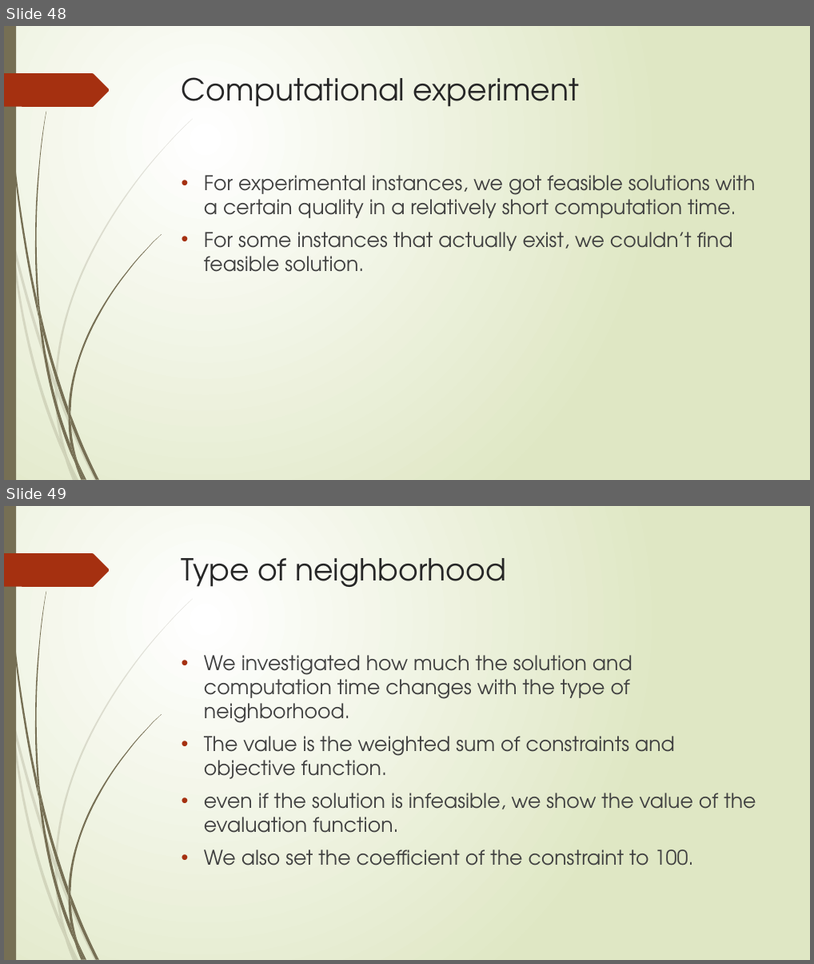
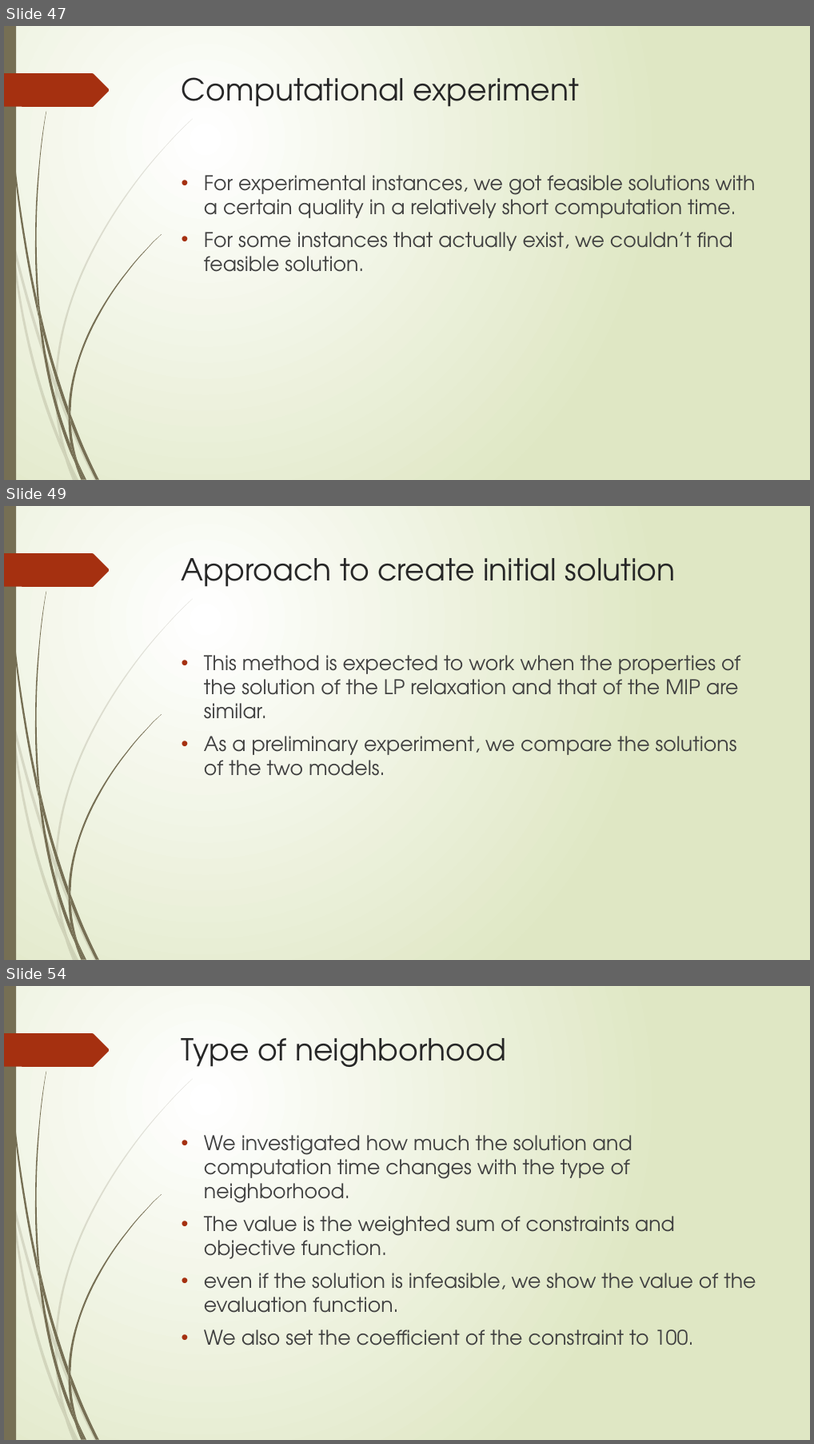
Before and after one commit to r-kurosu/kline_new, a slide deck: 竹田_修論発表.pptx. Shown one above the other, each under a label of ours: slides 48 and 49 before the commit, slides 47, 49 and 54 after it; the slides between them are not shown. The pictures are 814x964 and 814x1444 pixels, drawn with LibreOffice and Linux fonts; fonts in the diff are those of the drawing. Boxes give left, top, right and bottom in pixels: in the first picture for what was removed or moved away, otherwise in the second. Text is boxed around its words. In the diff, an @@ line names an element or a change of style, - is before the commit and + after.

```diff
--- a/竹田_修論発表.pptx
+++ b/竹田_修論発表.pptx
@@ slide 49 added at [4, 506, 810, 960], background gradient #FFFFFF to #DFE8C4; not listed: 24 template elements that a slide beside it also shows @@
@@ title added at [182, 558, 676, 587], 36 pt, text #262626 @@
+Approach to create initial solution
@@ text added at [204, 655, 741, 776], 24 pt, text #404040 @@
+• This method is expected to work when the properties of the solution of the LP relaxation and that of the MIP are similar.
+• As a preliminary experiment, we compare the solutions of the two models.
@@ what was slide 48 is now slide 47 @@
@@ what was slide 49 is now slide 54 @@
```
Also in this commit, not shown: 1 slide changed, 5 other slides added, 1 slide removed.
